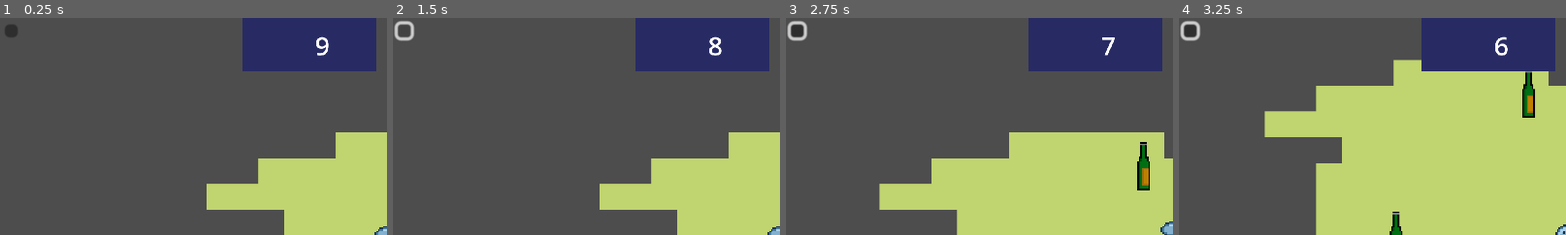
Above: before the commit, frames 1-4 (left to right).
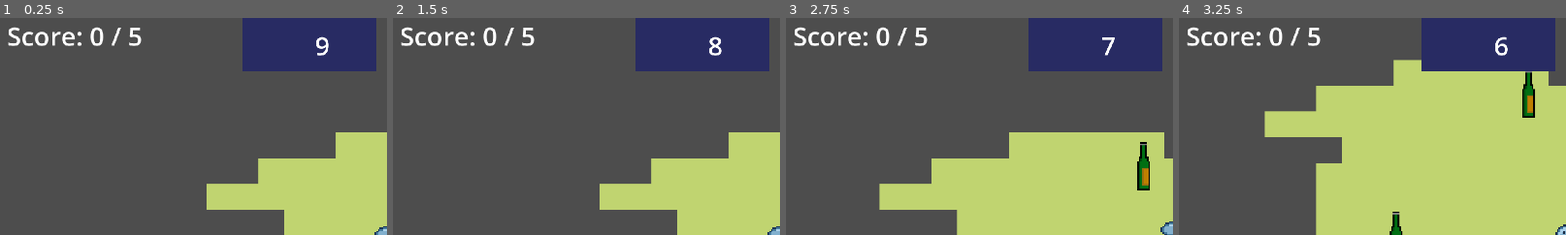
Above: after the commit, the same moments.

Repository: LEBOURGEOIS-maker/Jacky-boiiing
Game: Godot game, scene res://Scenes/mainScene.tscn
Same seed, same stepped clock (60 frames per second), same inputs: the game is played once before the commit and once after it.
Inputs (mouse positions are % of the whole screen's width and height, from its top left):
- Up to frame 1 (0.25 s): no input
- Up to frame 2 (1.5 s): click (1, 3) at 0.52 s; click (1, 3) at 1.27 s
- Up to frame 3 (2.75 s): tap Enter (ui_accept) at 2, 2.1, 2.27, 2.57 s; move the mouse to (72, 45) at 2.02 s; hold Right (ui_right) from 2.03 s (still down)
- Up to frame 4 (3.25 s): move the mouse to (30, 55) at 2.77 s; release Right (ui_right) at 2.78 s; hold Down (ui_down) from 2.78 s (still down); tap Enter (ui_accept) at 2.85, 3.02 s
The pictures show only the part of the screen within x 0-50%, y 0-50%; the shares and areas given below are measured in that part.

The runs differ from the first frame. In frame 1, 1.1% of the frame differs, in the area x 1-37%, y 3-13%; in frame 2, 1.3%; in frame 3, 1.4%, in the area x 0-37%, y 1-13%; in frame 4, 1.4%.

Commit message:
beer drunk

Diff:
--- a/Characters/player.gd
+++ b/Characters/player.gd
@@ -16,6 +16,11 @@
 @onready var lose_panel = get_parent().get_node("UI/PanelPerdu")
 @onready var timer_panel = get_parent().get_node("UI/TimerPanel")  # Panel where the timer will be shown
 @onready var timer_label = timer_panel.get_node("Label")
+
+# Variables pour l'inversion des déplacements
+var x_inverted = false
+var y_inverted = false
+var beer_drunk = false  # Etat pour savoir si la bière a été bue
 
 func _ready():
 
@@ -51,6 +56,22 @@
 			else:
 				print("TileMap found successfully!")
 
+# Fonction pour boire la bière
+func drink_beer():
+	beer_drunk = true
+	print("Beer drunk, random movement inversion triggered.")
+
+# Fonction pour gérer l'effet de la bière et l'inversion des déplacements
+func process_beer_effect():
+	if beer_drunk:
+		# Randomly decide to invert X and Y directions with 50% chance
+		if randf() < 0.5:
+			x_inverted = !x_inverted
+		if randf() < 0.5:
+			y_inverted = !y_inverted
+		beer_drunk = false  # Reset after effect
+		print("Inversion applied - X: ", x_inverted, ", Y: ", y_inverted)
+
 func _process(_delta):
 	if is_game_over:
 		return  # Si le jeu est perdu, empêcher tout mouvement
@@ -65,6 +86,9 @@
 
 	if is_in_empty_zone():
 		show_lose_message()
+
+	# Appliquer les effets de la bière si elle a été bue
+	process_beer_effect()
 
 func is_in_empty_zone() -> bool:
 	if tilemap == null:
@@ -115,8 +139,18 @@
 
 	# Update des animations et des mouvements
 	update_animation_parameters(input_direction)
+
+	# Appliquer les inversions sur les déplacements X et Y
+	if x_inverted:
+		input_direction.x = -input_direction.x
+	if y_inverted:
+		input_direction.y = -input_direction.y
+
+	# Appliquer la vitesse et effectuer le déplacement
 	velocity = input_direction * move_speed
 	move_and_slide()
+
+	# Choisir l'état d'animation en fonction du mouvement
 	pick_new_state()
 
 func update_animation_parameters(move_input : Vector2):
@@ -129,3 +163,13 @@
 		state_machine.travel("Walk")
 	else:
 		state_machine.travel("Idle")
+
+
+func _on_beer_2_mouse_entered() -> void:
+	print("ça drink")
+	drink_beer()
+
+
+func _on_area_2d_2_body_entered(body: Node2D) -> void:
+	print("ça drink ici")
+	drink_beer()
--- a/Scenes/mainScene.tscn
+++ b/Scenes/mainScene.tscn
@@ -1,5 +1,6 @@
-[gd_scene load_steps=10 format=4 uid="uid://b2y48jmww6633"]
-
+[gd_scene load_steps=13 format=4 uid="uid://b2y48jmww6633"]
+
+[ext_resource type="Script" path="res://Scenes/main_scene.gd" id="1_aq7at"]
 [ext_resource type="PackedScene" uid="uid://qwwidd5peaqv" path="res://Characters/character_body_2d.tscn" id="1_tq50b"]
 [ext_resource type="Texture2D" uid="uid://dj7j26n7ciu5" path="res://Assets/Libraries/Sprout Lands - Sprites - Basic pack/Tilesets/Grass.png" id="2_7adly"]
 [ext_resource type="Script" path="res://Characters/player.gd" id="2_hv1rr"]
@@ -9,6 +10,9 @@
 
 [sub_resource type="StyleBoxFlat" id="StyleBoxFlat_wr5d2"]
 bg_color = Color(0.155485, 0.167241, 0.387745, 1)
+
+[sub_resource type="StyleBoxFlat" id="StyleBoxFlat_jgk3i"]
+bg_color = Color(0.734342, 0.548435, 0.516495, 1)
 
 [sub_resource type="TileSetAtlasSource" id="TileSetAtlasSource_nshra"]
 texture = ExtResource("2_7adly")
@@ -87,7 +91,11 @@
 [sub_resource type="TileSet" id="TileSet_vgcvj"]
 sources/0 = SubResource("TileSetAtlasSource_nshra")
 
+[sub_resource type="RectangleShape2D" id="RectangleShape2D_ggebb"]
+size = Vector2(8, 30.5)
+
 [node name="GameLevel" type="Node2D"]
+script = ExtResource("1_aq7at")
 
 [node name="Player" parent="." instance=ExtResource("1_tq50b")]
 script = ExtResource("2_hv1rr")
@@ -150,27 +158,21 @@
 vertical_alignment = 1
 
 [node name="PanelGagner" type="Panel" parent="UI"]
-offset_left = 43.0
-offset_top = -212.0
-offset_right = 274.0
-offset_bottom = -100.0
-theme_override_styles/panel = SubResource("StyleBoxFlat_wr5d2")
+offset_left = 40.0
+offset_top = -216.0
+offset_right = 271.0
+offset_bottom = -104.0
+theme_override_styles/panel = SubResource("StyleBoxFlat_jgk3i")
 
 [node name="Label" type="Label" parent="UI/PanelGagner"]
 layout_mode = 0
-offset_left = 90.0
-offset_top = 11.0
-offset_right = 141.0
-offset_bottom = 34.0
-horizontal_alignment = 1
-vertical_alignment = 1
+offset_right = 40.0
+offset_bottom = 23.0
 
 [node name="NextLevelButton" type="Button" parent="UI/PanelGagner"]
 layout_mode = 0
-offset_left = -40.0
-offset_top = 216.0
-offset_right = -32.0
-offset_bottom = 224.0
+offset_right = 8.0
+offset_bottom = 8.0
 script = ExtResource("5_55500")
 
 [node name="TileMap" type="TileMapLayer" parent="."]
@@ -184,17 +186,47 @@
 [node name="beer" parent="." instance=ExtResource("6_o4cu3")]
 position = Vector2(-31, 46)
 
+[node name="Area2D2" type="Area2D" parent="beer"]
+
+[node name="CollisionShape2D" type="CollisionShape2D" parent="beer/Area2D2"]
+position = Vector2(0.5, 0)
+shape = SubResource("RectangleShape2D_ggebb")
+
 [node name="beer2" parent="." instance=ExtResource("6_o4cu3")]
 position = Vector2(85, 44)
 
+[node name="Area2D2" type="Area2D" parent="beer2"]
+
+[node name="CollisionShape2D" type="CollisionShape2D" parent="beer2/Area2D2"]
+position = Vector2(0.5, 0)
+shape = SubResource("RectangleShape2D_ggebb")
+
 [node name="beer3" parent="." instance=ExtResource("6_o4cu3")]
 position = Vector2(104, 17)
 
+[node name="Area2D2" type="Area2D" parent="beer3"]
+
+[node name="CollisionShape2D" type="CollisionShape2D" parent="beer3/Area2D2"]
+position = Vector2(0.5, 0)
+shape = SubResource("RectangleShape2D_ggebb")
+
 [node name="beer4" parent="." instance=ExtResource("6_o4cu3")]
 position = Vector2(84, -18)
 
+[node name="Area2D2" type="Area2D" parent="beer4"]
+
+[node name="CollisionShape2D" type="CollisionShape2D" parent="beer4/Area2D2"]
+position = Vector2(1, -0.25)
+shape = SubResource("RectangleShape2D_ggebb")
+
 [node name="beer5" parent="." instance=ExtResource("6_o4cu3")]
 position = Vector2(51, -42)
+
+[node name="Area2D2" type="Area2D" parent="beer5"]
+
+[node name="CollisionShape2D" type="CollisionShape2D" parent="beer5/Area2D2"]
+position = Vector2(0.5, -0.5)
+shape = SubResource("RectangleShape2D_ggebb")
 
 [node name="CanvasLayer" type="CanvasLayer" parent="."]
 
@@ -205,3 +237,9 @@
 [node name="Sprite2D" type="Sprite2D" parent="."]
 
 [connection signal="pressed" from="UI/PanelPerdu/RetryButton" to="UI/PanelPerdu/RetryButton" method="_on_pressed"]
+[connection signal="body_entered" from="beer/Area2D2" to="Player" method="_on_area_2d_2_body_entered"]
+[connection signal="mouse_entered" from="beer2" to="Player" method="_on_beer_2_mouse_entered"]
+[connection signal="body_entered" from="beer2/Area2D2" to="Player" method="_on_area_2d_2_body_entered"]
+[connection signal="body_entered" from="beer3/Area2D2" to="Player" method="_on_area_2d_2_body_entered"]
+[connection signal="body_entered" from="beer4/Area2D2" to="Player" method="_on_area_2d_2_body_entered"]
+[connection signal="body_entered" from="beer5/Area2D2" to="Player" method="_on_area_2d_2_body_entered"]
--- a/Scenes/main_scene.gd
+++ b/Scenes/main_scene.gd
@@ -5,12 +5,11 @@
 var key_count = 0
 @onready var panelGagner = $UI/PanelGagner
 var next_level_button : Button
-var movement_enabled = true  # Variable to control character movement
+var movement_enabled = true
 
 func _ready():
 	update_key_count_display()
-	panelGagner.visible = false  # Assurez-vous que le panneau "Perdu" est caché au départ
-
+	panelGagner.visible = false
 
 func update_key_count_display():
 	$CanvasLayer/KeyCounterLabel.text = " Score: %d / 5" % key_count
@@ -38,22 +37,28 @@
 	print("Moving to the next level...")
 	get_tree().change_scene("res://Scenes/menu_scene.tscn")  # Update with the correct path to the next scene
 
-
 func show_win_popup():
-	# Afficher le panneau "Perdu"
 	panelGagner.visible = true
-
-	# Débogage : Affiche des informations sur le panneau
 	print("Panel found. Making it visible.")
 	print("Panel visibility set to: ", panelGagner.visible)
-	print("Panel position: ", panelGagner.position)
 
-	# Placer le panneau dans le coin supérieur droit
-	var screen_size = get_viewport().size  # Taille de l'écran (viewport)
-	# Calculer la position pour placer le panneau dans le coin supérieur droit
-	panelGagner.position = Vector2(screen_size.x - panelGagner.rect_min_size.x, 0)  # Corner position (top-right)
-	panelGagner.z_index = 10  # Mettre le panneau au-dessus des autres éléments
-	print("Panel position updated to: ", panelGagner.position)  # Debug : afficher la nouvelle position du panneau
+	var screen_size = get_viewport().size  # Get the viewport size
+	var panel_size = panelGagner.get_size()  # Get the actual size of the panel
 
-	# Désactiver les contrôles après affichage du message
-	set_process(false)  # Arrêter les mises à jour après l'affichage du message
+	# Debug: print the size of the panel and screen size
+	print("Screen size:", screen_size)
+	print("Panel size:", panel_size)
+
+	# Calculate the position to place it in the top-right corner
+	var x_position = screen_size.x - panel_size.x  # Align to the right
+	var y_position = 0  # Align to the top
+
+	# Debug: print the calculated position
+	print("Calculated position: ", Vector2(x_position, y_position))
+
+	# Set the position of the panel
+	panelGagner.position = Vector2(x_position, y_position)
+	panelGagner.z_index = 10  # Ensure it appears above other elements
+
+	# Disable character controls
+	set_process(false)
--- a/beer.gd
+++ b/beer.gd
@@ -3,12 +3,14 @@
 var keytaken = false
 var in_chest_zone = false
 var key_count = 0  # Global key counter
+var beer_drunk = false  # Variable pour savoir si la bière a été bue
+var x_inverted = false  # Flag pour savoir si les déplacements X sont inversés
+var y_inverted = false  # Flag pour savoir si les déplacements Y sont inversés
 
 # Called when the key area is entered
 func _on_area_2d_body_entered(body: PhysicsBody2D):
 	if not keytaken:
 		keytaken = true
-		# Increment global key count if needed
 		key_count += 1  # Incrémenter le compteur de clés global
 		if get_tree().get_root().has_node("GameLevel"):
 			get_tree().get_root().get_node("GameLevel").add_key()
@@ -28,9 +30,16 @@
 		if Input.is_action_just_pressed("ui_accept"):
 			print("chest_opened")
 			emit_signal("chest_opened")
-			# Optionally reset keytaken after chest is opened
-			keytaken = false
+			keytaken = false  # Optionally reset keytaken after chest is opened
 			print("Key taken state reset after chest opening.")
+
+	# Logic to apply movement inversions based on beer consumption
+	if beer_drunk:
+		if randf() < 0.5:  # 50% chance to invert X or Y movement
+			x_inverted = !x_inverted
+		if randf() < 0.5:
+			y_inverted = !y_inverted
+		beer_drunk = false  # Reset the beer drunk state
 
 # Triggered when entering the chest zone
 func _on_chest_zone_body_entered(body: PhysicsBody2D):
@@ -43,3 +52,31 @@
 	if body.name == "Player":
 		in_chest_zone = false
 		print("Player exited chest zone.")
+
+# Function to simulate drinking a beer (triggered by input or an event)
+func _on_drink_beer():
+	beer_drunk = true  # Player drank beer, trigger random inversion of movement
+	print("Beer drunk, random movement inversion triggered.")
+
+# Update movement code based on X/Y inversion flags
+func _on_player_move(delta):
+	var movement_vector = Vector2()  # Initial movement vector (no movement)
+
+	# Add movement code here (e.g., using input)
+	if Input.is_action_pressed("ui_right"):
+		movement_vector.x += 1
+	if Input.is_action_pressed("ui_left"):
+		movement_vector.x -= 1
+	if Input.is_action_pressed("ui_down"):
+		movement_vector.y += 1
+	if Input.is_action_pressed("ui_up"):
+		movement_vector.y -= 1
+
+	# Invert movement based on flags
+	if x_inverted:
+		movement_vector.x = -movement_vector.x
+	if y_inverted:
+		movement_vector.y = -movement_vector.y
+
+	# Apply movement (e.g., moving the player object)
+	position += movement_vector * delta
